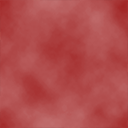
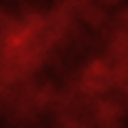
Comparing the layer stacks of the two 128×128 images. Changes:
added layer "Layer 7" above "Layer 6" over [0, 0, 128, 128]
added layer "Layer 6" above "Layer 5" over [0, 0, 128, 128]
hid "Layer 3" over [0, 0, 128, 128]
hid "Layer 0" over [0, 0, 128, 128]
